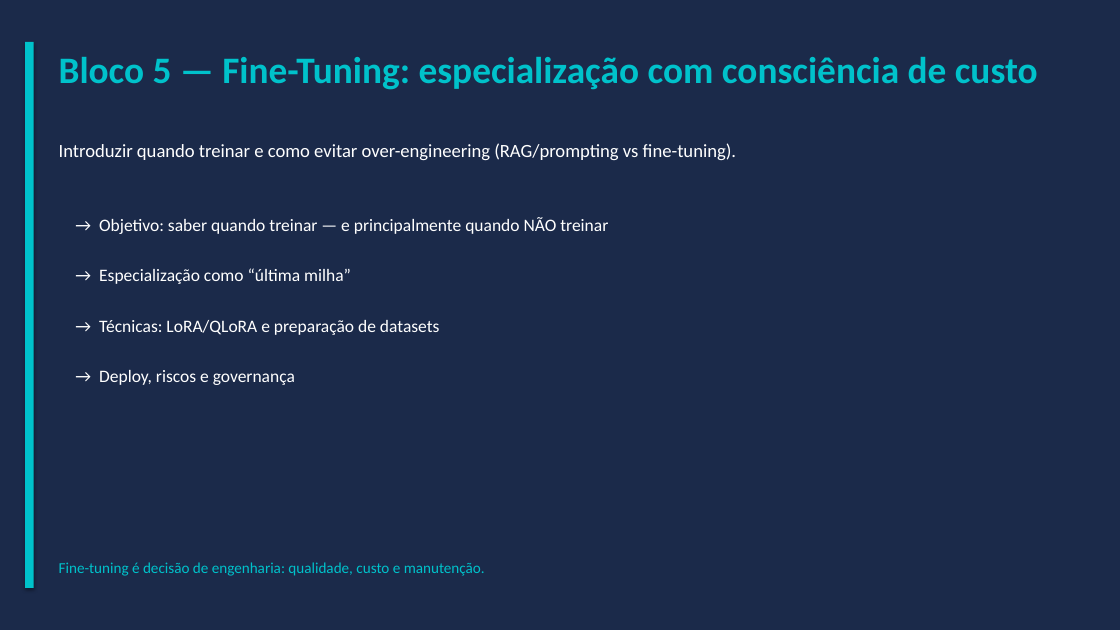
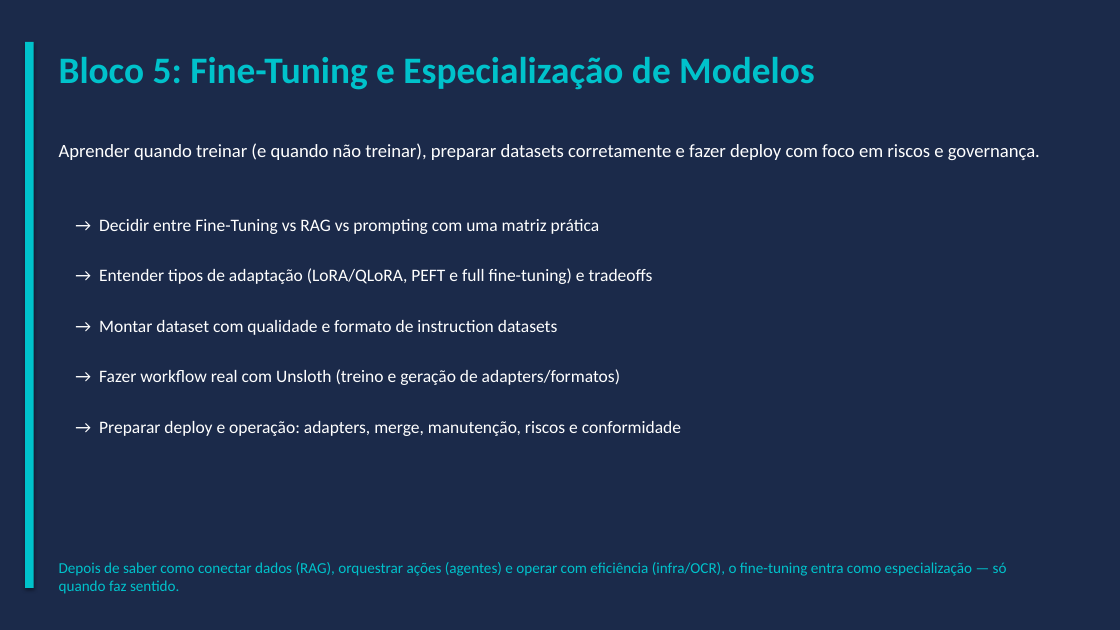
Before and after one commit to caio-moliveira/ai-engineer-roadmap, a slide deck: slide 12 of 03-ai-agents/09-agents-in-production/artifacts/presentation_final.pptx. Drawn at 1120x630 pixels with LibreOffice and Linux fonts; fonts in the diff are those of the drawing. Boxes give left, top, right and bottom in pixels: in the first picture for what was removed or moved away, otherwise in the second. Text is boxed around its words. In the diff, an @@ line names an element or a change of style, - is before the commit and + after.

```diff
--- a/03-ai-agents/09-agents-in-production/artifacts/presentation_final.pptx
+++ b/03-ai-agents/09-agents-in-production/artifacts/presentation_final.pptx
@@ text at [59, 57, 815, 90]: text changed @@
-Bloco 5 — Fine-Tuning: especialização com consciência de custo
+Bloco 5: Fine-Tuning e Especialização de Modelos
@@ text at [59, 143, 1040, 160]: text changed @@
-Introduzir quando treinar e como evitar over-engineering (RAG/prompting vs fine-tuning).
+Aprender quando treinar (e quando não treinar), preparar datasets corretamente e fazer deploy com foco em riscos e governança.
@@ text at [99, 219, 600, 234]: text changed @@
-→ Objetivo: saber quando treinar — e principalmente quando NÃO treinar
+→ Decidir entre Fine-Tuning vs RAG vs prompting com uma matriz prática
@@ text at [99, 268, 653, 284]: text changed @@
-→ Especialização como “última milha”
+→ Entender tipos de adaptação (LoRA/QLoRA, PEFT e full fine-tuning) e tradeoffs
@@ text at [99, 320, 558, 335]: text changed @@
-→ Técnicas: LoRA/QLoRA e preparação de datasets
+→ Montar dataset com qualidade e formato de instruction datasets
@@ text at [99, 369, 620, 385]: text changed @@
-→ Deploy, riscos e governança
+→ Fazer workflow real com Unsloth (treino e geração de adapters/formatos)
@@ text at [99, 421, 681, 436]: text changed; size 13 to 15 pt; text colour #00C2CB to #FFFFFF @@
-Fine-tuning é decisão de engenharia: qualidade, custo e manutenção.
+→ Preparar deploy e operação: adapters, merge, manutenção, riscos e conformidade
@@ text added at [59, 562, 1007, 594], 13 pt, text #00C2CB @@
+Depois de saber como conectar dados (RAG), orquestrar ações (agentes) e operar com eficiência (infra/OCR), o fine-tuning entra como especialização — só quando faz sentido.
```
Also in this commit, not shown: 11 other slides changed, 2 slides added, 2 slides removed, 24 other files.
